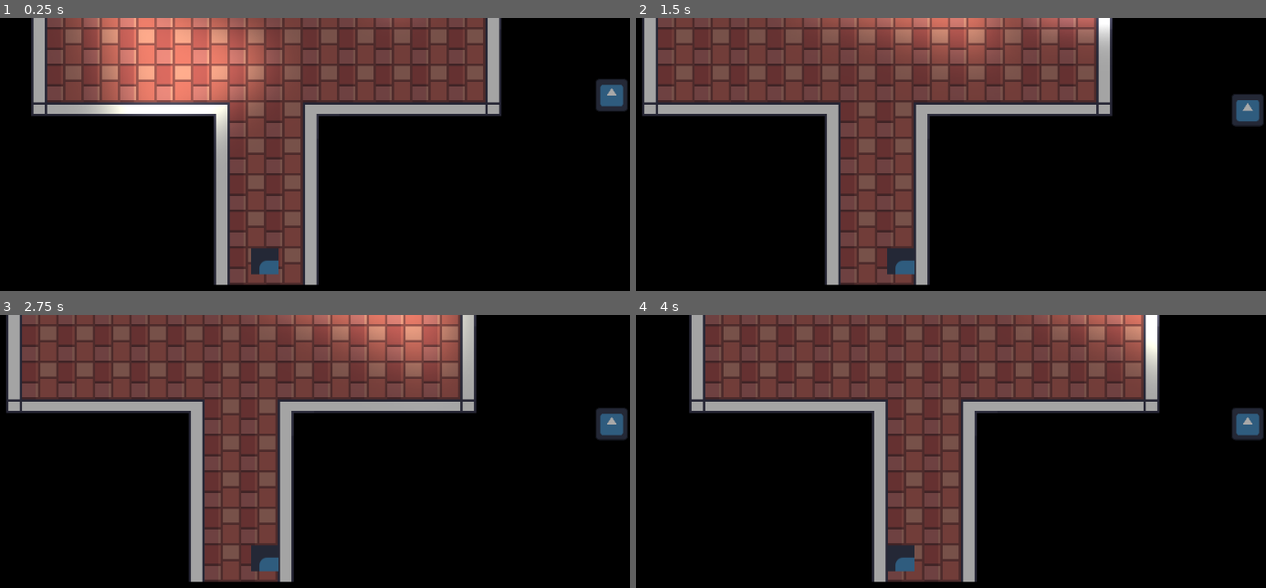
Above: before the commit, frames 1-4 (two rows, left to right).
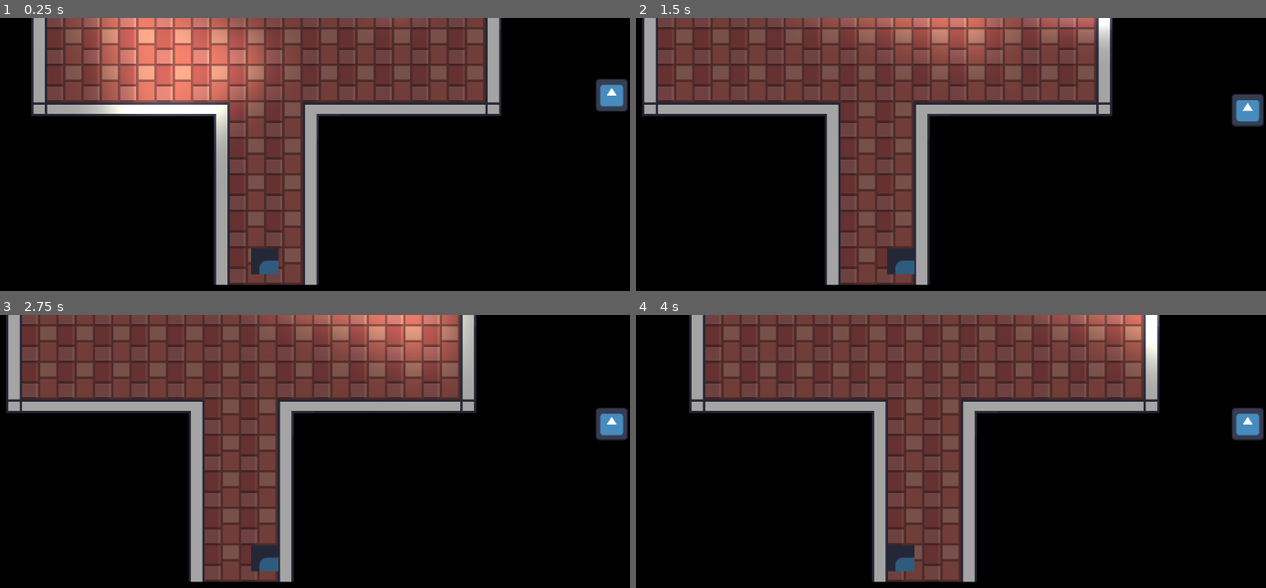
Above: after the commit, the same moments.

Repository: Jakepc007/wildjam-91
Game: Godot game, scene res://SecurityCamera/security_test.tscn
Two runs of this game, one before a commit and one after it. Both use one fixed random seed, a clock stepped at 60 frames per second and the inputs below. This scene is started directly instead of the project's main scene. The engine's default icon, where the game draws it, is replaced by a stand-in: a white triangle on a blue panel in a dark square.
Inputs (mouse positions are in pixels of both pictures, inside the frame that each line leads up to):
- Up to frame 1 (0.25 s): no input
- Up to frame 2 (1.5 s): move the mouse to (1064, 236) at 0.52 s; hold D (right) 0.53-1.25 s; hold E (interact) 0.53-1.25 s; click (1064, 236) at 0.67 s; drag from (755, 285) to (outside the picture) at 1.27 s
- Up to frame 3 (2.75 s): move the mouse to (340, 451) at 2.02 s; hold D (right) from 2.03 s (still down); hold E (interact) from 2.03 s (still down)
- Up to frame 4 (4 s): release D (right) at 2.75 s; release E (interact) at 2.75 s; drag from (outside the picture) to (680, 484) at 2.77 s; move the mouse to (outside the picture) at 3.52 s; hold A (left) from 3.53 s (still down); hold E (interact) from 3.53 s (still down)

The runs differ from the first frame. In frame 1, 0.5% of the frame differs, in the area x 94-100%, y 22-34%; in frame 2, 0.5%; in frame 3, 0.5%; in frame 4, 0.5%.

Commit message:
Offscreen indicator now unaffected by lighting

Diff:
--- a/Guard/guard.tscn
+++ b/Guard/guard.tscn
@@ -95,6 +95,9 @@
 	_should_be_displayed = not outside_display_threshold
 "
 
+[sub_resource type="CanvasItemMaterial" id="CanvasItemMaterial_puoqm"]
+light_mode = 1
+
 [node name="Guard" type="CharacterBody2D" unique_id=1677974699 node_paths=PackedStringArray("line_of_sight_detector", "navigation_agent_2d")]
 collision_layer = 4
 collision_mask = 5
@@ -173,6 +176,7 @@
 [node name="Icon" type="Sprite2D" parent="OffScreenIndicator" unique_id=2115979604]
 visible = false
 z_index = 1
+material = SubResource("CanvasItemMaterial_puoqm")
 scale = Vector2(0.335, 0.335)
 texture = ExtResource("1_rpvx7")
 
